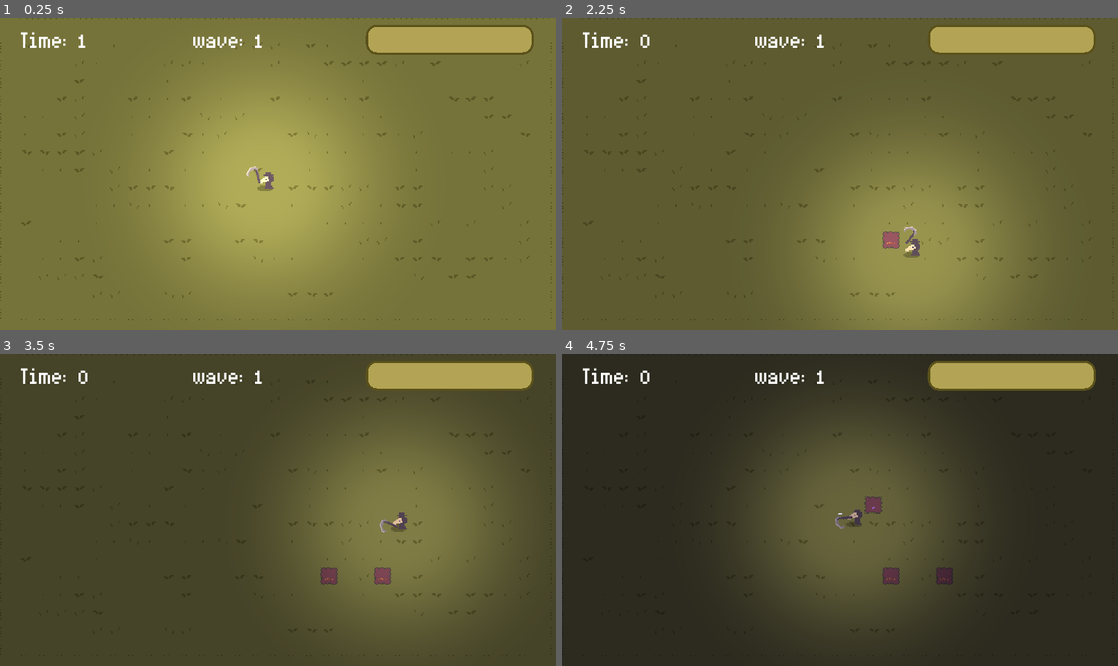
Above: before the commit, frames 1-4 (two rows, left to right).
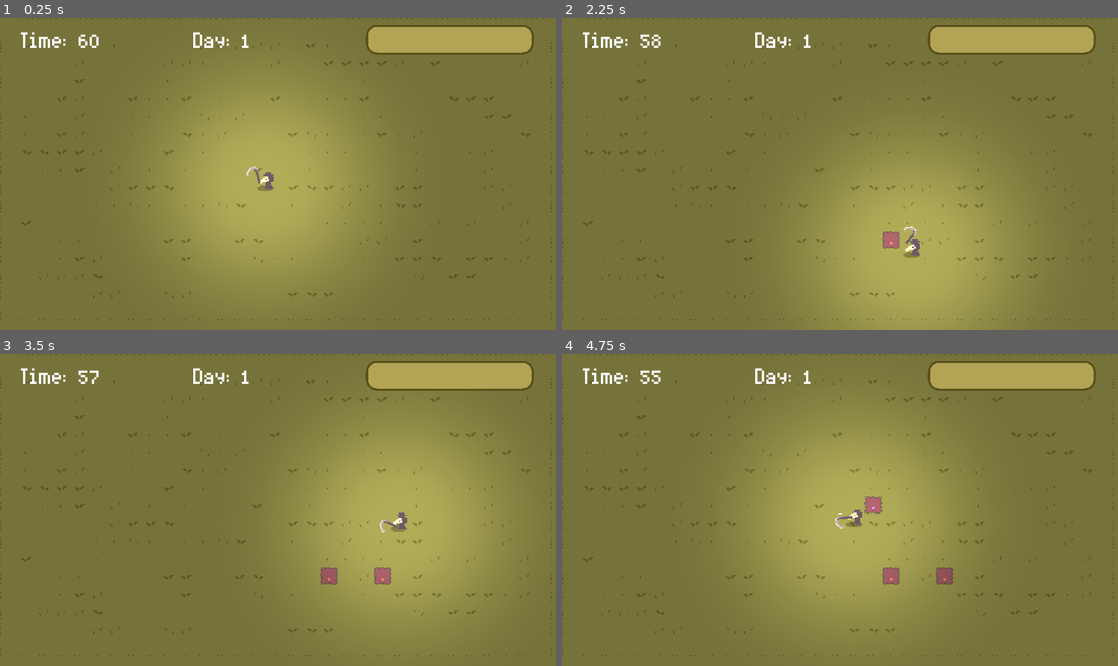
Above: after the commit, the same moments.

Repository: AJ08Coder/LudumDare52
Game: Godot game, scene res://Enviroment/World.tscn
Two runs of this game, one before a commit and one after it. Both use one fixed random seed, a clock stepped at 60 frames per second and the inputs below.
Inputs (mouse positions are in pixels of both pictures, inside the frame that each line leads up to):
- Up to frame 1 (0.25 s): no input
- Up to frame 2 (2.25 s): tap Enter at 0.5 s; move the mouse to (667, 39) at 0.52 s; press the mouse at (667, 39) at 0.53 s; hold D (move_right) 0.53-1.28 s; move the mouse to (728, 189) at 1.27 s; release the mouse at (728, 189) at 1.28 s; hold S (move_down) 1.28-2.03 s; click (728, 189) at 1.35 s; move the mouse to (895, 105) at 2.02 s; hold D (move_right) from 2.03 s (still down); hold E (plant) from 2.03 s (still down)
- Up to frame 3 (3.5 s): click (333, 441) at 2.3 s; move the mouse to (250, 572) at 2.77 s; release D (move_right) at 2.78 s; release E (plant) at 2.78 s; hold W (move_up) from 2.78 s (still down); click (250, 572) at 2.85 s
- Up to frame 4 (4.75 s): move the mouse to (1006, 556) at 3.52 s; release W (move_up) at 3.53 s; press the mouse at (1006, 556) at 3.53 s; hold A (move_left) from 3.53 s (still down); move the mouse to (673, 463) at 4.27 s; release the mouse at (673, 463) at 4.28 s; tap E (plant) at 4.35 s; click (673, 463) at 4.55 s

The runs differ from the first frame. In frame 1, 0.3% of the frame differs, in the area x 14-48%, y 4-10%; in frame 2, 23%; in frame 3, 97%; in frame 4, 97%, in the area x 0-100%, y 0-100%.

Commit message:
Waves

Diff:
--- a/Characters/Player/Player.gd
+++ b/Characters/Player/Player.gd
@@ -45,6 +45,7 @@
 			buff_animation_player.play("Strength")
 		Global.crop_types.HEALTH:
 			health += 10
+			emit_signal("health_changed", health)
 
 		Global.crop_types.TELEPORT:
 			self.global_position = Global.get_tele_pos()
--- a/Enviroment/Crop.gd
+++ b/Enviroment/Crop.gd
@@ -5,6 +5,9 @@
 
 var SpeedPlant = preload("res://Art/crop.png")
 var TeleportPlant = preload("res://Art/TeleportPlant.png")
+var HealthPlant  = preload("res://Art/HealthPlant.png")
+var StrengthPlant = preload("res://Art/StrengthPlant.png")
+
 
 onready var sprite: Sprite = $Sprite
 
@@ -17,9 +20,9 @@
 	if type == Global.crop_types.SPEED:
 		sprite.texture = SpeedPlant
 	elif type == Global.crop_types.DAMAGE:
-		pass
+		sprite.texture = StrengthPlant
 	elif type == Global.crop_types.HEALTH:
-		pass
+		sprite.texture = HealthPlant
 	elif type == Global.crop_types.TELEPORT:
 		sprite.texture = TeleportPlant
 
--- a/Enviroment/World.gd
+++ b/Enviroment/World.gd
@@ -4,32 +4,40 @@
 
 var crop_spots = []
 
+var day = 0
+
 var zombie = preload("res://Characters/Enemy/Zombie.tscn")
 onready var spawn_enemies = $GameLoop/SpawnEnemies
-var wave = [3,10,20,0]
+var wave: Array = [3,10,20,0]
 			# amount of enemies, last is win
 export(NodePath) var player_path
 onready var player = get_node(player_path)
 onready var player_health_bar = $CanvasLayer/HBoxContainer/PlayerHealthBar
 onready var crops = $YSort/Crops
+onready var wavetext: RichTextLabel = $CanvasLayer/HBoxContainer/Wave
 
+var enemiesspawned = 0
 
 func _ready() -> void:
 	Global.world_node = self
 	Global.tele_ref = $TeleportReference
 	player.connect("health_changed", self, "player_health_changed")
 
+func _process(delta: float) -> void:
+	wavetext.text = "Day: " + str(day+1)
 
 func _on_SpawnEnemies_timeout():
-	var rng = RandomNumberGenerator.new()
-	rng.randomize()
-	$GameLoop/Path2D/PathFollow2D.unit_offset = rng.randf_range(0,1)
-	var instance = zombie.instance()
-	instance.player = player
-	instance.crops = crops
-	instance.crop_path = crops.get_path()
-	instance.global_position = $GameLoop/Path2D/PathFollow2D/Position2D.global_position
-	$YSort/Enemies.add_child(instance)
+	if not enemiesspawned >= wave[day]:
+		var rng = RandomNumberGenerator.new()
+		rng.randomize()
+		$GameLoop/Path2D/PathFollow2D.unit_offset = rng.randf_range(0,1)
+		var instance = zombie.instance()
+		instance.player = player
+		instance.crops = crops
+		instance.crop_path = crops.get_path()
+		instance.global_position = $GameLoop/Path2D/PathFollow2D/Position2D.global_position
+		$YSort/Enemies.add_child(instance)
+		enemiesspawned += 1
 
 func player_health_changed(currenthealth):
 	player_health_bar.value = currenthealth
@@ -40,3 +48,4 @@
 
 func _on_Cycle_turned_day_time():
 	spawn_enemies.stop()
+	day += 1
--- a/Enviroment/World.tscn
+++ b/Enviroment/World.tscn
@@ -341,7 +341,6 @@
 [node name="YSort" type="YSort" parent="."]
 
 [node name="Player" parent="YSort" groups=["Player"] instance=ExtResource( 1 )]
-modulate = Color( 1, 1, 1, 1 )
 position = Vector2( 239, 146 )
 __meta__ = {
 "_edit_lock_": true
@@ -376,11 +375,12 @@
 anims/RESET = SubResource( 7 )
 
 [node name="DayTime" type="Timer" parent="Cycle"]
+wait_time = 60.0
 one_shot = true
 autostart = true
 
 [node name="NightTime" type="Timer" parent="Cycle"]
-wait_time = 100.0
+wait_time = 15.0
 one_shot = true
 
 [node name="CanvasLayer" type="CanvasLayer" parent="."]
@@ -402,7 +402,7 @@
 margin_bottom = 27.0
 size_flags_horizontal = 3
 theme = ExtResource( 7 )
-text = "time: 123"
+text = "time: 60"
 script = ExtResource( 6 )
 
 [node name="Timer" type="Timer" parent="CanvasLayer/HBoxContainer/Time"]
@@ -413,7 +413,7 @@
 margin_bottom = 27.0
 size_flags_horizontal = 3
 theme = ExtResource( 7 )
-text = "wave: 1"
+text = "Day 1 "
 
 [node name="PlayerHealthBar" type="ProgressBar" parent="CanvasLayer/HBoxContainer"]
 margin_left = 329.0
--- a/project.godot
+++ b/project.godot
@@ -38,8 +38,8 @@
 
 window/size/width=500
 window/size/height=281
-window/size/test_width=1920
-window/size/test_height=1080
+window/size/test_width=960
+window/size/test_height=540
 window/stretch/mode="2d"
 window/stretch/aspect="keep"
 
Binary file changed: Art/HealthPlant.ase
Binary file added: Art/HealthPlant.png
Not shown, added: Art/HealthPlant.png.import
Binary file added: Art/StrengthPlant.ase
Binary file added: Art/StrengthPlant.png
Not shown, added: Art/StrengthPlant.png.import
